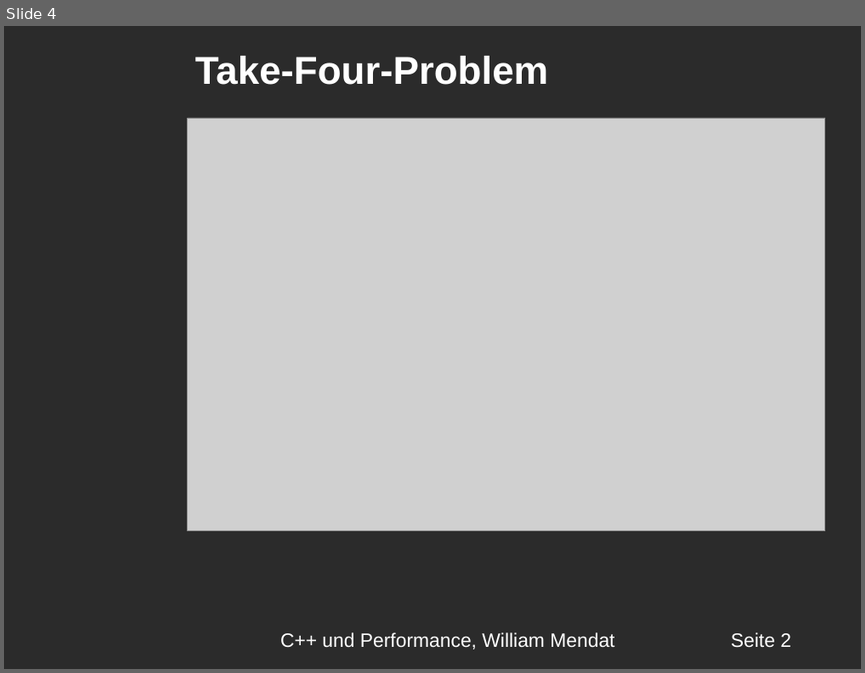
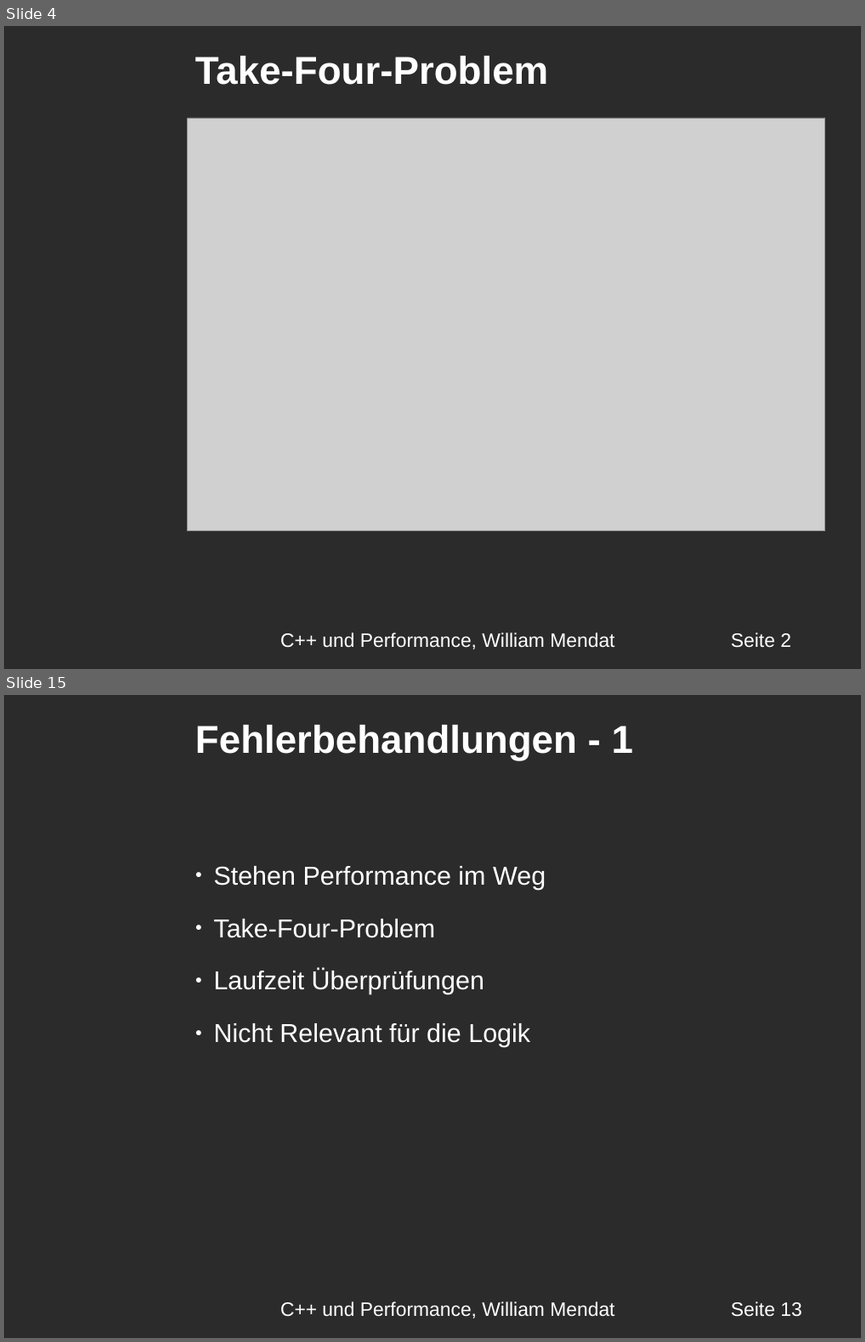
Before and after one commit to williammendat/Seminar_Neue_Technologien, a slide deck: Präsentation/Präsentation.odp. Shown one above the other, each under a label of ours: slide 4 before the commit, slides 4 and 15 after it; the slides between them are not shown. The pictures are 865x673 and 865x1342 pixels, drawn with LibreOffice and Linux fonts; fonts in the diff are those of the drawing; grey boxes stand for pictures; background and template pictures are left out; a plain dark background stands for a picture behind light text. Boxes give left, top, right and bottom in pixels: in the first picture for what was removed or moved away, otherwise in the second. Text is boxed around its words. In the diff, an @@ line names an element or a change of style, - is before the commit and + after.

```diff
--- a/Präsentation/Präsentation.odp
+++ b/Präsentation/Präsentation.odp
@@ slide 15 added at bbox=[4, 695, 861, 1338], background picture (left out) @@
@@ text added at bbox=[195, 725, 633, 760], 36 pt, text #FFFFFF, bold @@
+Fehlerbehandlungen - 1
@@ text added at bbox=[214, 866, 545, 1047], 24 pt, text #FFFFFF @@
+● Stehen Performance im Weg
+● Take-Four-Problem
+● Laufzeit Überprüfungen
+● Nicht Relevant für die Logik
@@ text added at bbox=[280, 1301, 614, 1318], 18 pt, text #FFFFFF @@
+C++ und Performance, William Mendat
@@ text added at bbox=[731, 1301, 801, 1316], 18 pt, text #FFFFFF @@
+Seite 13
```
Also in this commit, not shown: 21 other slides added, 17 slides removed, 2 other files.
